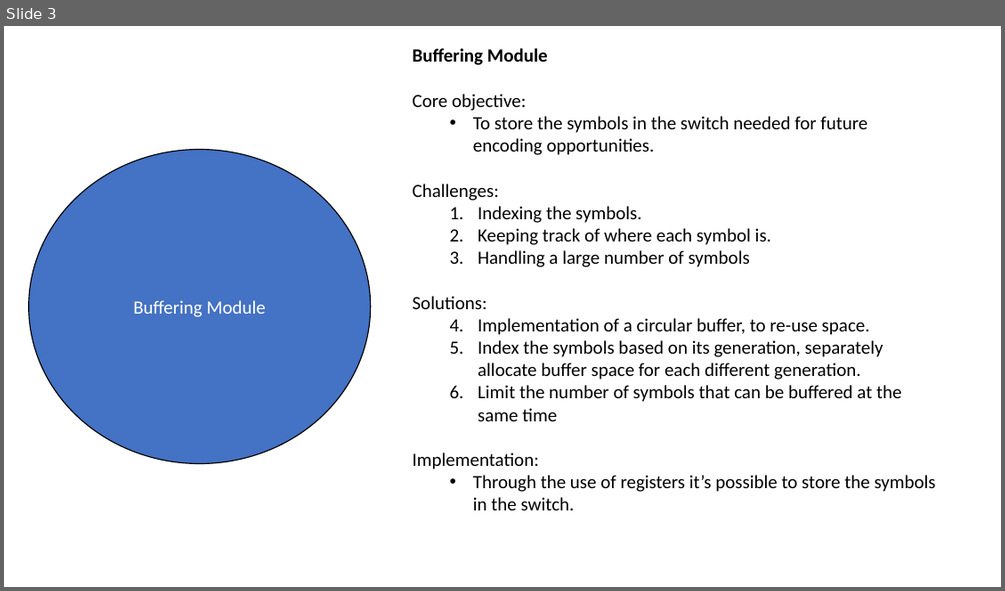
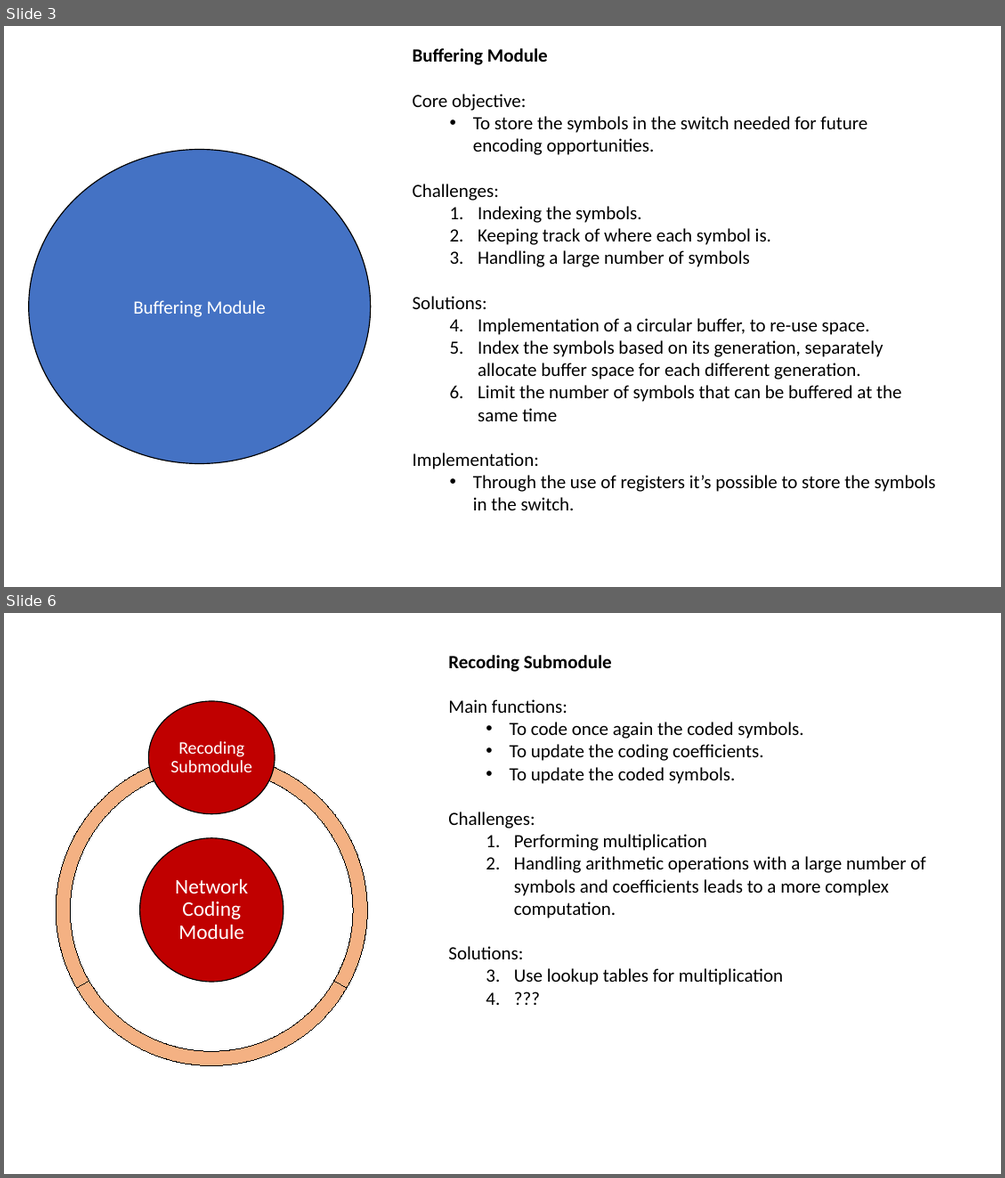
Before and after one commit to netx-ulx/NC, a slide deck: Docs/Design of a RLNC implementation on the switch.pptx. Shown one above the other, each under a label of ours: slide 3 before the commit, slides 3 and 6 after it; the slides between them are not shown. The pictures are 1005x591 and 1005x1178 pixels, drawn with LibreOffice and Linux fonts; fonts in the diff are those of the drawing. Boxes give left, top, right and bottom in pixels: in the first picture for what was removed or moved away, otherwise in the second. Text is boxed around its words. In the diff, an @@ line names an element or a change of style, - is before the commit and + after.

```diff
--- a/Docs/Design of a RLNC implementation on the switch.pptx
+++ b/Docs/Design of a RLNC implementation on the switch.pptx
@@ slide 6 added at (4,613,1001,1174), background #FFFFFF @@
@@ text added at (448,655,925,985), 18 pt, text #000000 @@
+Recoding Submodule
+Main functions:
+  • To code once again the coded symbols.
+  • To update the coding coefficients.
+  • To update the coded symbols.
+Challenges:
+  1. Performing multiplication
+  2. Handling arithmetic operations with a large number of symbols and coefficients leads to a more complex computation.
+Solutions:
+  1. Use lookup tables for multiplication
+  2. ???
@@ group added at (56,701,367,1065): 3 arch (boxed as its full ring)s, 2 ellipses, 2 texts @@
+Network Coding Module
+Recoding Submodule
```
Also in this commit, not shown: 3 slides changed, 2 other slides added.
